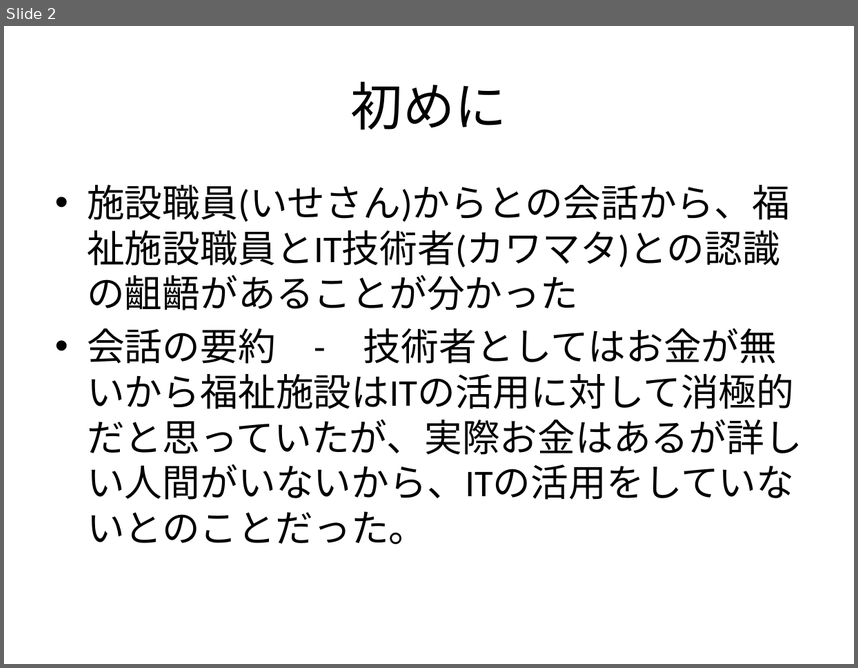
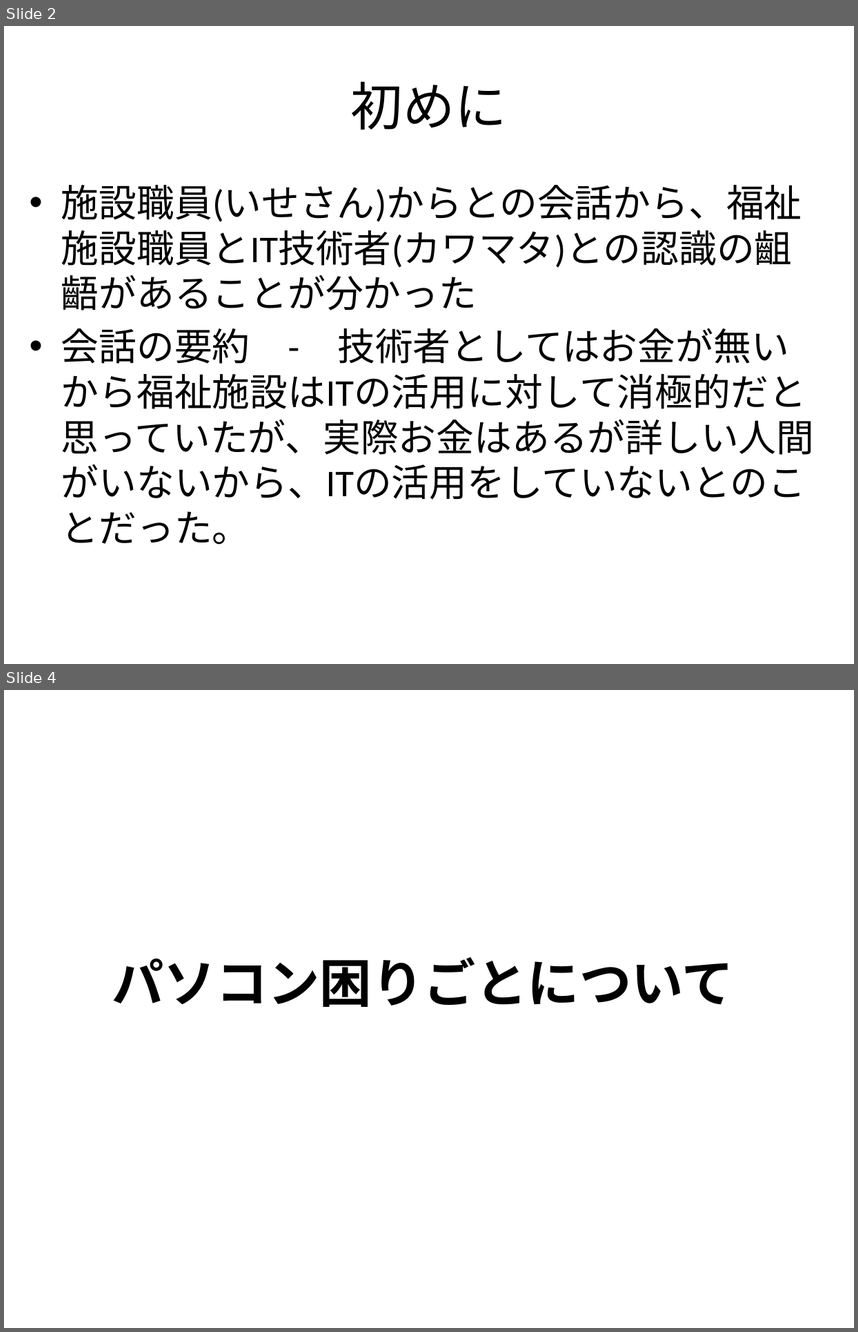
Before and after one commit to tasto/util, a slide deck: 資料/福祉ITコンサルの可能性について.pptx. Shown one above the other, each under a label of ours: slide 2 before the commit, slides 2 and 4 after it; the slides between them are not shown. The pictures are 858x668 and 858x1332 pixels, drawn with LibreOffice and Linux fonts; fonts in the diff are those of the drawing. Boxes give left, top, right and bottom in pixels: in the first picture for what was removed or moved away, otherwise in the second. Text is boxed around its words. In the diff, an @@ line names an element or a change of style, - is before the commit and + after.

```diff
--- a/資料/福祉ITコンサルの可能性について.pptx
+++ b/資料/福祉ITコンサルの可能性について.pptx
@@ slide 4 added at box(4, 690, 854, 1328), background #FFFFFF @@
@@ title added at box(112, 957, 734, 1007), 44 pt, text #000000, bold @@
+パソコン困りごとについて
@@ slide 2 changed as well @@
@@ text "施設職員(いせさん)からとの会話から、福祉施設職員とIT技術者(カワマタ)との認識の齟齬があることが分かった" rewrapped from box(87, 185, 802, 544) to box(61, 185, 815, 544) @@
```
Also in this commit, not shown: 9 other slides changed, 10 other slides added, 1 slide removed.
